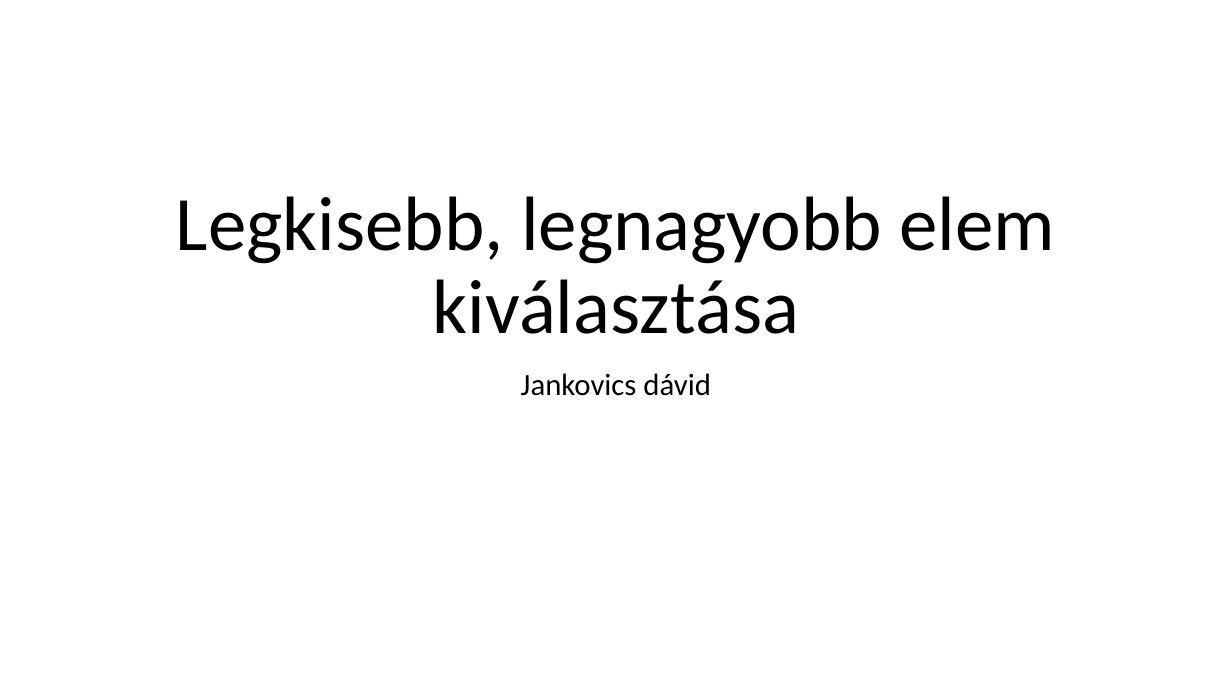
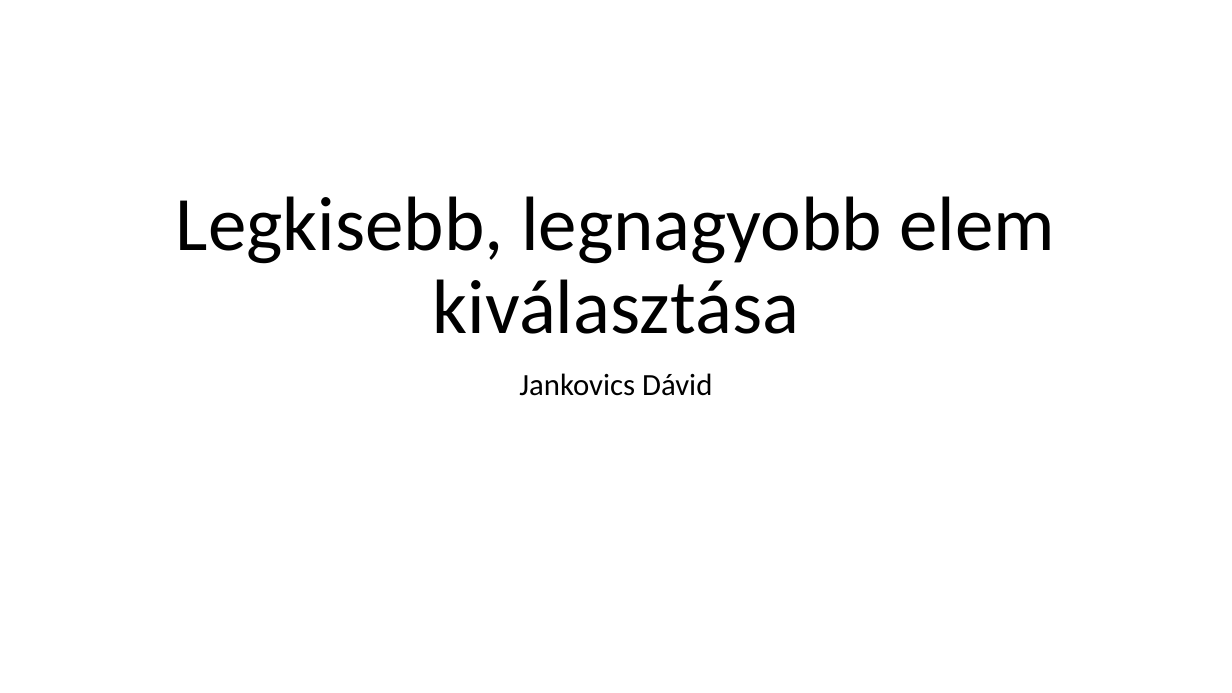
Before and after one commit to kizsi2019/KA_11D, a slide deck: slide 1 of Jankovics Dávid/Legkisebb, legnagyobb elem kiválasztása.pptx. Drawn at 1232x693 pixels with LibreOffice and Linux fonts; fonts in the diff are those of the drawing. Boxes give left, top, right and bottom in pixels: in the first picture for what was removed or moved away, otherwise in the second. Text is boxed around its words. In the diff, an @@ line names an element or a change of style, - is before the commit and + after.

```diff
--- a/Jankovics Dávid/Legkisebb, legnagyobb elem kiválasztása.pptx
+++ b/Jankovics Dávid/Legkisebb, legnagyobb elem kiválasztása.pptx
@@ subtitle at (x1=519, y1=373, x2=712, y2=396): text changed @@
-Jankovics dávid
+Jankovics Dávid
```
Also in this commit, not shown: 2 slides removed, 16 other files.
